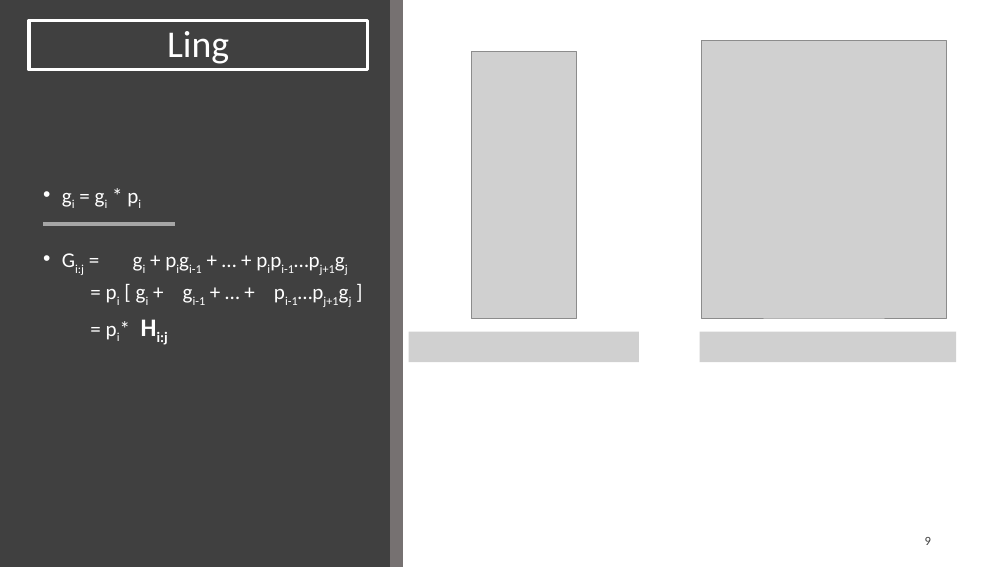
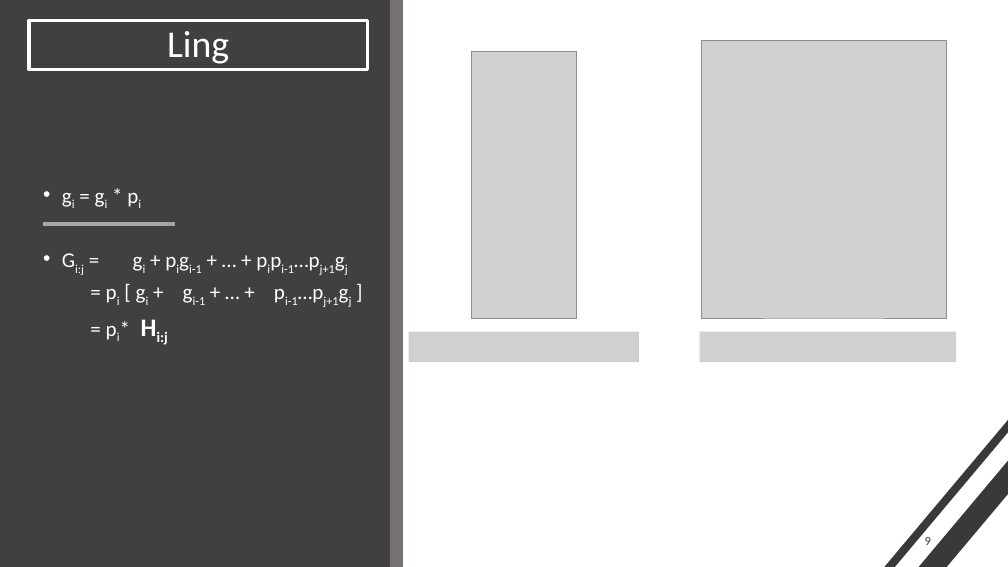
Before and after one commit to vassilas/THESIS_DOC, a slide deck: slide 9 of Presentation/Presentation.pptx. Drawn at 1008x567 pixels with LibreOffice and Linux fonts; fonts in the diff are those of the drawing; grey boxes stand for pictures. Boxes give left, top, right and bottom in pixels: in the first picture for what was removed or moved away, otherwise in the second. Text is boxed around its words. In the diff, an @@ line names an element or a change of style, - is before the commit and + after.

```diff
--- a/Presentation/Presentation.pptx
+++ b/Presentation/Presentation.pptx
@@ rectangle added at <box>810,371,1008,567</box>, fill #3B3838 @@
@@ rectangle added at <box>840,375,1008,567</box>, fill #3B3838 @@
```
Also in this commit, not shown: 12 other slides changed, 9 slides added, 2 slides removed, 9 other files.
